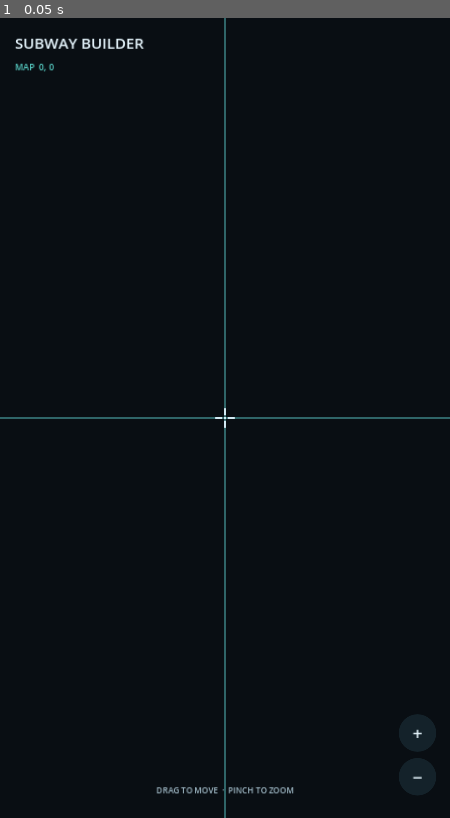
Above: before the commit, frame 1.
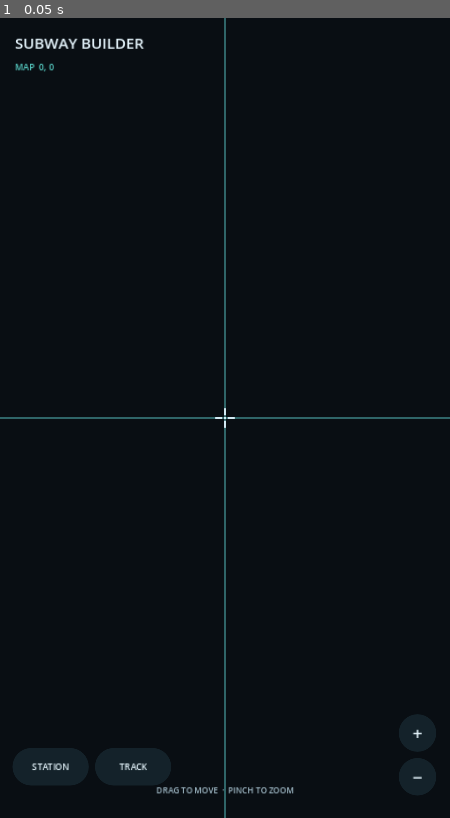
Above: after the commit, the same moment.

Repository: cccatm1950-glitch/Subway-builder-pe
Game: Godot game, scene res://scenes/main.tscn
The game is run twice, just before and just after one commit, with the same random seed, the same clock (stepped at 60 frames per second) and the same inputs.
Inputs:
- Up to frame 1 (0.05 s): no input

The runs differ from the first frame. In frame 1, 0.1% of the frame differs, in the area x 6-33%, y 93-95%.

Commit message:
Add station and track construction controls

Diff:
--- a/scripts/hud.gd
+++ b/scripts/hud.gd
@@ -2,9 +2,14 @@
 
 signal zoom_in_requested
 signal zoom_out_requested
+signal station_mode_requested
+signal track_mode_requested
+signal cancel_build_requested
 
 var coordinate_label: Label
 var hint_label: Label
+var station_button: Button
+var track_button: Button
 
 func _ready() -> void:
 	set_anchors_and_offsets_preset(Control.PRESET_FULL_RECT)
@@ -40,6 +45,30 @@
 	hint_label.add_theme_font_size_override("font_size", 13)
 	add_child(hint_label)
 
+	station_button = _make_action_button("STATION")
+	station_button.anchor_left = 0.0
+	station_button.anchor_right = 0.0
+	station_button.anchor_top = 1.0
+	station_button.anchor_bottom = 1.0
+	station_button.offset_left = 20
+	station_button.offset_top = -112
+	station_button.offset_right = 142
+	station_button.offset_bottom = -52
+	station_button.pressed.connect(func(): station_mode_requested.emit())
+	add_child(station_button)
+
+	track_button = _make_action_button("TRACK")
+	track_button.anchor_left = 0.0
+	track_button.anchor_right = 0.0
+	track_button.anchor_top = 1.0
+	track_button.anchor_bottom = 1.0
+	track_button.offset_left = 152
+	track_button.offset_top = -112
+	track_button.offset_right = 274
+	track_button.offset_bottom = -52
+	track_button.pressed.connect(func(): track_mode_requested.emit())
+	add_child(track_button)
+
 	var zoom_in := _make_zoom_button("+")
 	zoom_in.anchor_left = 1.0
 	zoom_in.anchor_right = 1.0
@@ -63,6 +92,11 @@
 	zoom_out.offset_bottom = -36
 	zoom_out.pressed.connect(func(): zoom_out_requested.emit())
 	add_child(zoom_out)
+
+func _make_action_button(caption: String) -> Button:
+	var button := _make_zoom_button(caption)
+	button.add_theme_font_size_override("font_size", 14)
+	return button
 
 func _make_zoom_button(caption: String) -> Button:
 	var button := Button.new()
@@ -88,6 +122,11 @@
 	if is_instance_valid(coordinate_label):
 		coordinate_label.text = "MAP  %d, %d" % [roundi(position.x), roundi(position.y)]
 
+func set_mode(mode: String, message: String) -> void:
+	hint_label.text = message
+	station_button.modulate = Color(1, 1, 1, 1) if mode == "station" else Color(0.72, 0.82, 0.86, 0.85)
+	track_button.modulate = Color(1, 1, 1, 1) if mode == "track" else Color(0.72, 0.82, 0.86, 0.85)
+
 func _draw() -> void:
 	var center := size * 0.5
 	var color := Color(0.88, 0.96, 1.0, 0.92)
